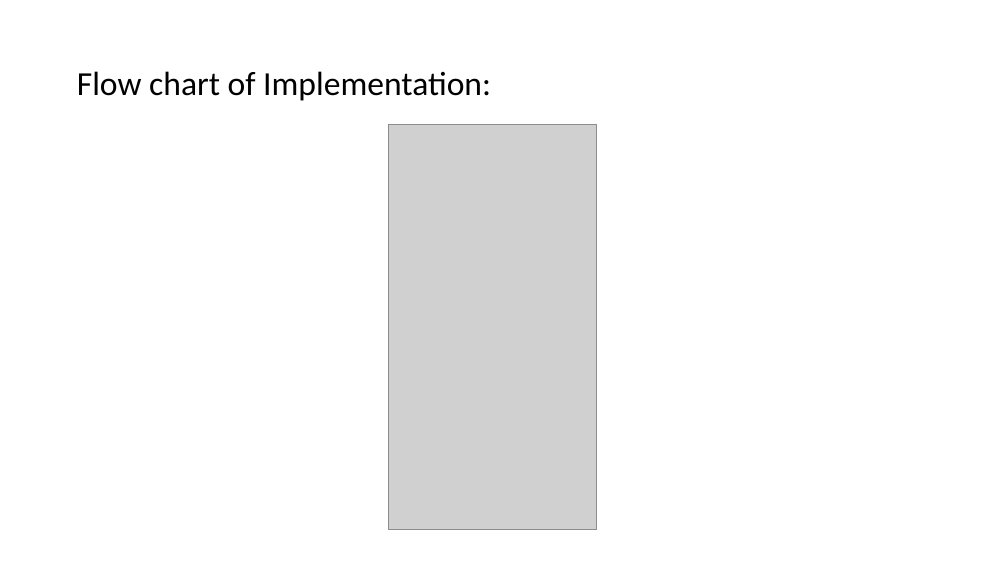
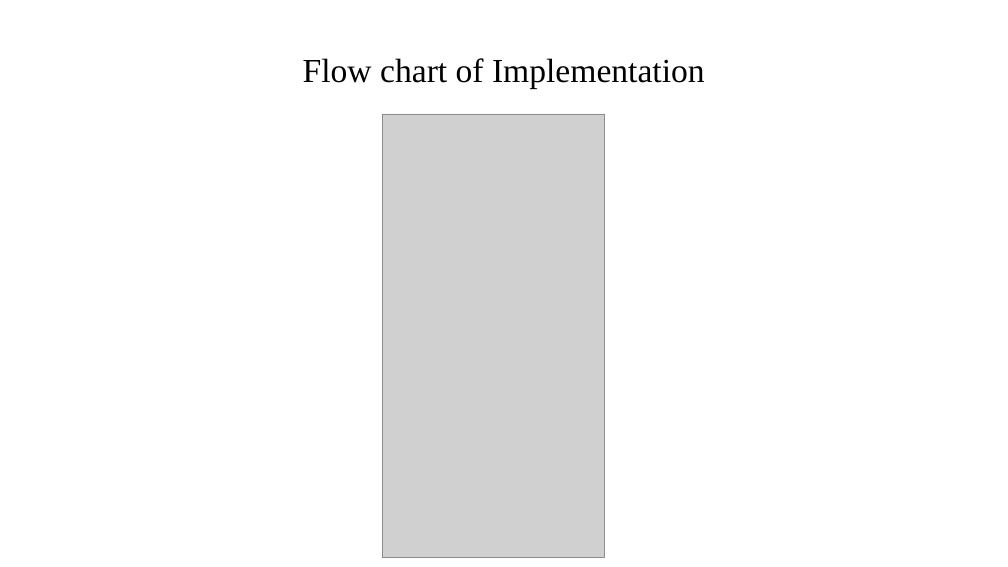
Before and after one commit to ddobric/neocortexapi, a slide deck: slide 7 of source/MySEProject/Documentation/ML2223_15 Approve Prediction of Multisequence Learning.pptx. Drawn at 1008x567 pixels with LibreOffice and Linux fonts; fonts in the diff are those of the drawing; grey boxes stand for pictures. Boxes give left, top, right and bottom in pixels: in the first picture for what was removed or moved away, otherwise in the second. Text is boxed around its words. In the diff, an @@ line names an element or a change of style, - is before the commit and + after.

```diff
--- a/source/MySEProject/Documentation/ML2223_15 Approve Prediction of Multisequence Learning.pptx
+++ b/source/MySEProject/Documentation/ML2223_15 Approve Prediction of Multisequence Learning.pptx
@@ title at [303, 58, 705, 89]: text changed; font Calibri to Times New Roman @@
-Flow chart of Implementation:
+Flow chart of Implementation
@@ picture: place and size @@
-picture at [389, 125, 597, 529]
+picture at [383, 114, 605, 557]
```
Also in this commit, not shown: 11 other slides changed, 1 other file.
